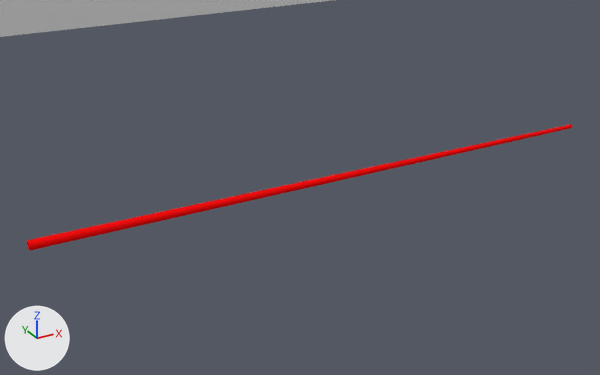
What one commit did to the Blender file blend/audiosculpture-rig.blend.
One viewpoint serves both versions: a 50 mm camera at (14.84, -1.052, 0.523) aimed at (15.434, 0.028, -0.017). Every picture has the same lights, and +X, +Y and +Z are marked at lower left.

In view in the first picture: 'Cube', 'Note.Main'.
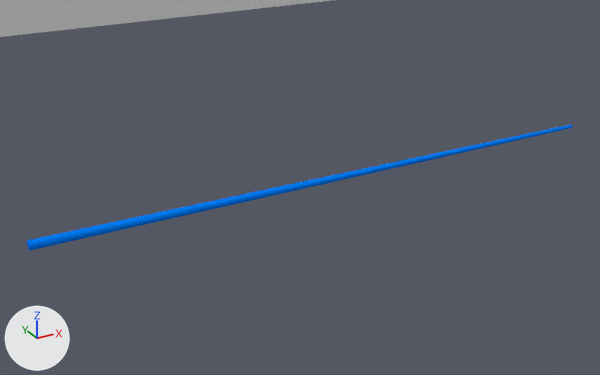
Boxes [x1, y1, x2, y2] around the edits, measured in the pictures (600 x 375 px):
'Note.Main', recoloured (red to blue): [27, 124, 573, 251] in both

Patch to the scene script:
```diff
--- a/blend/audiosculpture-rig.blend.py
+++ b/blend/audiosculpture-rig.blend.py
@@ mat_note_material_1_1 @@
 mat_note_material_1_1 = diffuse_material('Note.Material.1.1')
-mat_note_material_1_1.base_color = (1.0, 0.005, 0.005)  # red #ff1010
+mat_note_material_1_1.base_color = (0.0, 0.216, 1.0)  # blue #0080ff
```
